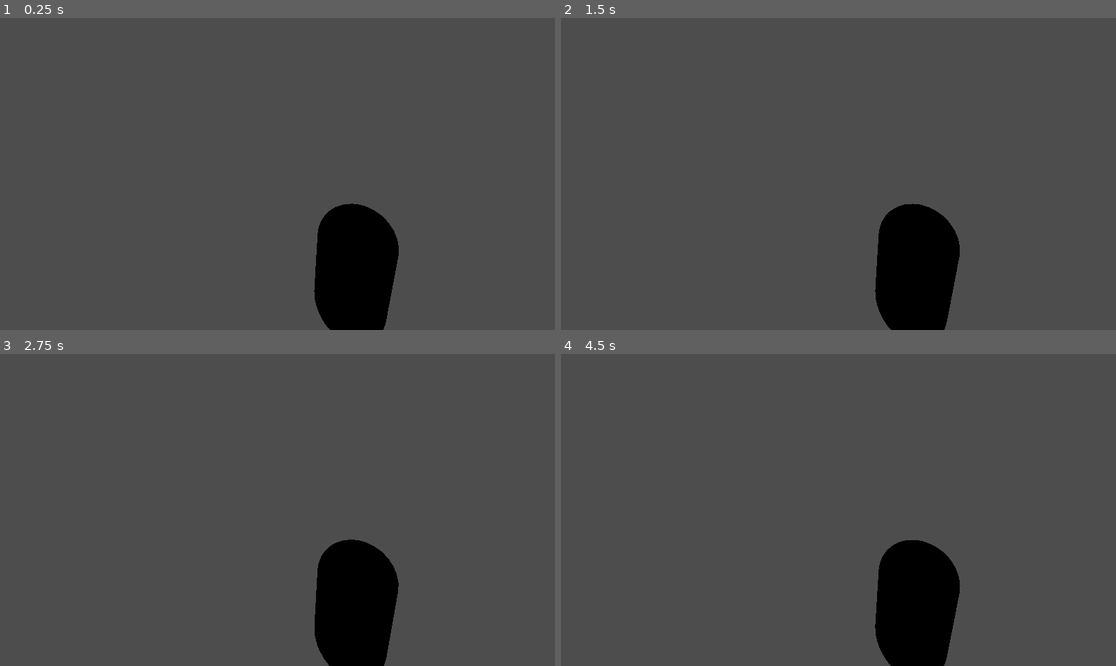
Above: before the commit, frames 1-4 (two rows, left to right).
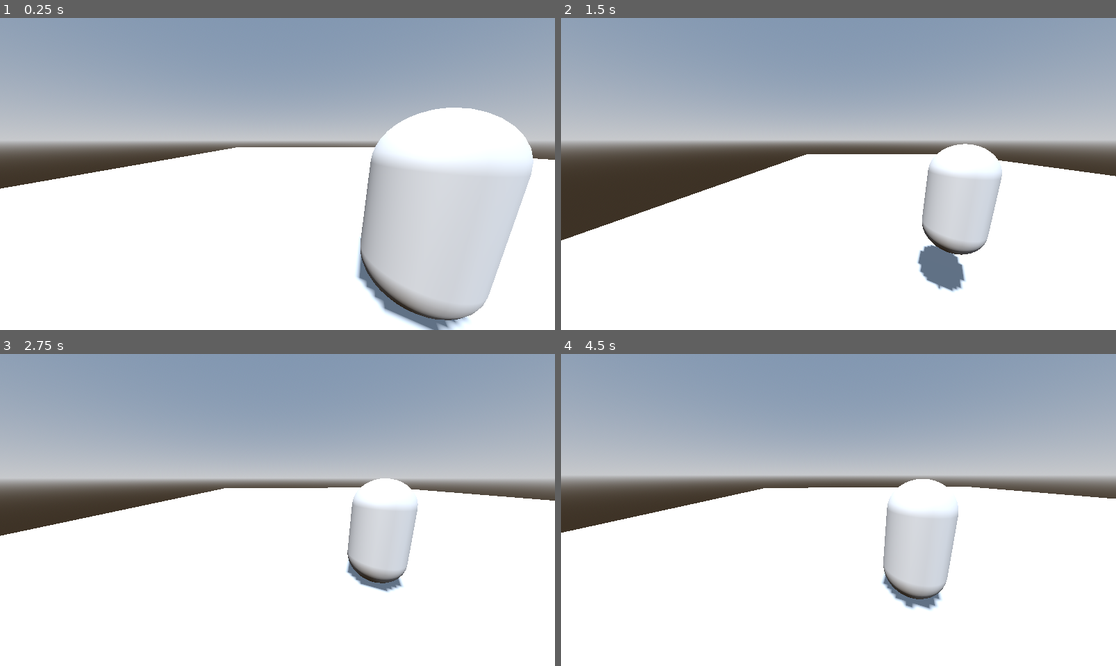
Above: after the commit, the same moments.

Repository: MrBalls426/spoopy
Game: Godot game, scene res://test.tscn
Two runs of this game, one before a commit and one after it. Both use one fixed random seed, a clock stepped at 60 frames per second and the inputs below. Before the commit the project starts from res://Character.tscn.
Inputs (mouse positions are in pixels of both pictures, inside the frame that each line leads up to):
- Up to frame 1 (0.25 s): no input
- Up to frame 2 (1.5 s): move the mouse to (866, 174) at 0.52 s; hold W (forward) from 0.53 s (still down); tap Space (jump) at 0.77 s; move the mouse to (810, 174) at 1.27 s
- Up to frame 3 (2.75 s): keep holding W (forward); tap Space (jump) at 1.52 s; move the mouse to (288, 503) at 2.02 s
- Up to frame 4 (4.5 s): move the mouse to (832, 516) at 2.77 s; tap Space (jump) at 3.02, 3.77 s; move the mouse to (877, 513) at 3.52 s; tap Escape (ui_cancel) at 4.15 s; move the mouse to (672, 463) at 4.27 s; release W (forward) at 4.28 s; hold A (left) from 4.28 s (still down)

The runs differ from the first frame. In frame 1, 99% of the frame differs, in the area x 0-100%, y 0-100%; in frame 2, 98%; in frame 3, 98%; in frame 4, 98%.

Commit message:
new character stuff

Diff:
--- /dev/null
+++ b/CameraPivot.gd
@@ -0,0 +1,32 @@
+extends Node3D
+
+@export var camera: Node3D
+@export var Drone_position: Vector3
+@export var camera_speed := 5.0
+
+@onready var character_body_3d: CharacterBody3D = $"../CharacterBody3D"
+
+var mouse_motion := Vector2.ZERO
+
+func _ready() -> void:
+	Input.mouse_mode = Input.MOUSE_MODE_CAPTURED
+
+func _physics_process(delta: float) -> void:
+	handle_camera_rotation()
+	handle_camera_position(delta)
+
+func handle_camera_position(penis: float) -> void:
+	global_position = lerp(global_position, character_body_3d.global_position + Drone_position, penis * camera_speed)
+
+func _input(event: InputEvent) -> void:
+	if event is InputEventMouseMotion:
+		if Input.mouse_mode == Input.MOUSE_MODE_CAPTURED:
+			mouse_motion = -event.relative * 0.001
+	if event.is_action_pressed("ui_cancel"):
+		Input.mouse_mode = Input.MOUSE_MODE_VISIBLE
+
+func handle_camera_rotation() -> void:
+	rotate_y(mouse_motion.x)
+	camera.rotate_x(-mouse_motion.y)
+	camera.rotation_degrees.x = clampf(camera.rotation_degrees.x, -90.0, 90.0)
+	mouse_motion = Vector2.ZERO
--- a/Character.tscn
+++ b/Character.tscn
@@ -1,26 +1,35 @@
-[gd_scene load_steps=4 format=3 uid="uid://7ofka1mj2b16"]
+[gd_scene load_steps=5 format=3 uid="uid://7ofka1mj2b16"]
 
 [ext_resource type="Script" path="res://character.gd" id="1_uij3v"]
+[ext_resource type="Script" path="res://CameraPivot.gd" id="2_qnm0y"]
 
 [sub_resource type="CapsuleMesh" id="CapsuleMesh_mvm66"]
 
 [sub_resource type="CapsuleShape3D" id="CapsuleShape3D_tyqxd"]
 
-[node name="Character" type="CharacterBody3D"]
+[node name="Character" type="Node3D"]
 transform = Transform3D(1, 0, 0, 0, 1, 0, 0, 0, 1, 0, 1, 0)
-script = ExtResource("1_uij3v")
 
-[node name="MeshInstance3D" type="MeshInstance3D" parent="."]
-mesh = SubResource("CapsuleMesh_mvm66")
+[node name="CameraPivot" type="Node3D" parent="." node_paths=PackedStringArray("camera")]
+script = ExtResource("2_qnm0y")
+camera = NodePath("Camera3D")
+Drone_position = Vector3(2, 1, -2)
 
-[node name="CollisionShape3D" type="CollisionShape3D" parent="."]
-shape = SubResource("CapsuleShape3D_tyqxd")
-
-[node name="CameraPivot" type="Node3D" parent="."]
+[node name="MeshInstance3D" type="MeshInstance3D" parent="CameraPivot"]
 
 [node name="Camera3D" type="Camera3D" parent="CameraPivot"]
-transform = Transform3D(-1, 1.84478e-08, -8.54542e-08, 0, 0.977482, 0.211018, 8.74228e-08, 0.211018, -0.977482, 1.08307, 1.87437, -1.9593)
+transform = Transform3D(-1, 1.84478e-08, -8.54542e-08, 0, 0.977482, 0.211018, 8.74228e-08, 0.211018, -0.977482, 0, 0, 0)
 fov = 90.0
 
 [node name="RemoteTransform3D" type="RemoteTransform3D" parent="CameraPivot/Camera3D"]
 remote_path = NodePath("..")
+
+[node name="CharacterBody3D" type="CharacterBody3D" parent="."]
+script = ExtResource("1_uij3v")
+
+[node name="MeshInstance3D" type="MeshInstance3D" parent="CharacterBody3D"]
+mesh = SubResource("CapsuleMesh_mvm66")
+skeleton = NodePath("../..")
+
+[node name="CollisionShape3D" type="CollisionShape3D" parent="CharacterBody3D"]
+shape = SubResource("CapsuleShape3D_tyqxd")
--- a/character.gd
+++ b/character.gd
@@ -1,17 +1,15 @@
 extends CharacterBody3D
 const SPEED = 4.0
+var mouse_motion := Vector2.ZERO
 
 @export var jump_height := 1.5
 @export var fall_multiplier := 2.3
 @export var drone_position: Vector3
 
-@onready var camera_pivot: Node3D = $CameraPivot
-
 var gravity: float = ProjectSettings.get_setting("physics/3d/default_gravity")
-var mouse_motion := Vector2.ZERO
 
 func _ready() -> void:
-	Input.mouse_mode = Input.MOUSE_MODE_CAPTURED
+	pass
 
 func _physics_process(delta: float) -> void:
 	handle_camera_rotation()
@@ -47,6 +45,4 @@
 
 func handle_camera_rotation() -> void:
 	rotate_y(mouse_motion.x)
-	camera_pivot.rotate_x(-mouse_motion.y)
-	camera_pivot.rotation_degrees.x = clampf(camera_pivot.rotation_degrees.x, -90.0, 90.0)
 	mouse_motion = Vector2.ZERO
--- /dev/null
+++ b/drone.tscn
@@ -0,0 +1,20 @@
+[gd_scene load_steps=3 format=3 uid="uid://c5htdxq64eyi6"]
+
+[sub_resource type="BoxShape3D" id="BoxShape3D_40xj8"]
+
+[sub_resource type="BoxMesh" id="BoxMesh_4ll77"]
+
+[node name="Drone" type="Node3D"]
+
+[node name="CharacterBody3D" type="CharacterBody3D" parent="."]
+
+[node name="CollisionShape3D" type="CollisionShape3D" parent="CharacterBody3D"]
+shape = SubResource("BoxShape3D_40xj8")
+
+[node name="Body" type="MeshInstance3D" parent="CharacterBody3D"]
+mesh = SubResource("BoxMesh_4ll77")
+skeleton = NodePath("../..")
+
+[node name="Camera" type="Camera3D" parent="CharacterBody3D/Body"]
+transform = Transform3D(1, 0, 0, 0, 1, 0, 0, 0, 1, 0, 0, -0.346845)
+fov = 90.0
--- a/project.godot
+++ b/project.godot
@@ -11,7 +11,7 @@
 [application]
 
 config/name="spooky game"
-run/main_scene="res://Character.tscn"
+run/main_scene="res://test.tscn"
 config/features=PackedStringArray("4.2", "GL Compatibility")
 config/icon="res://icon.svg"
 
